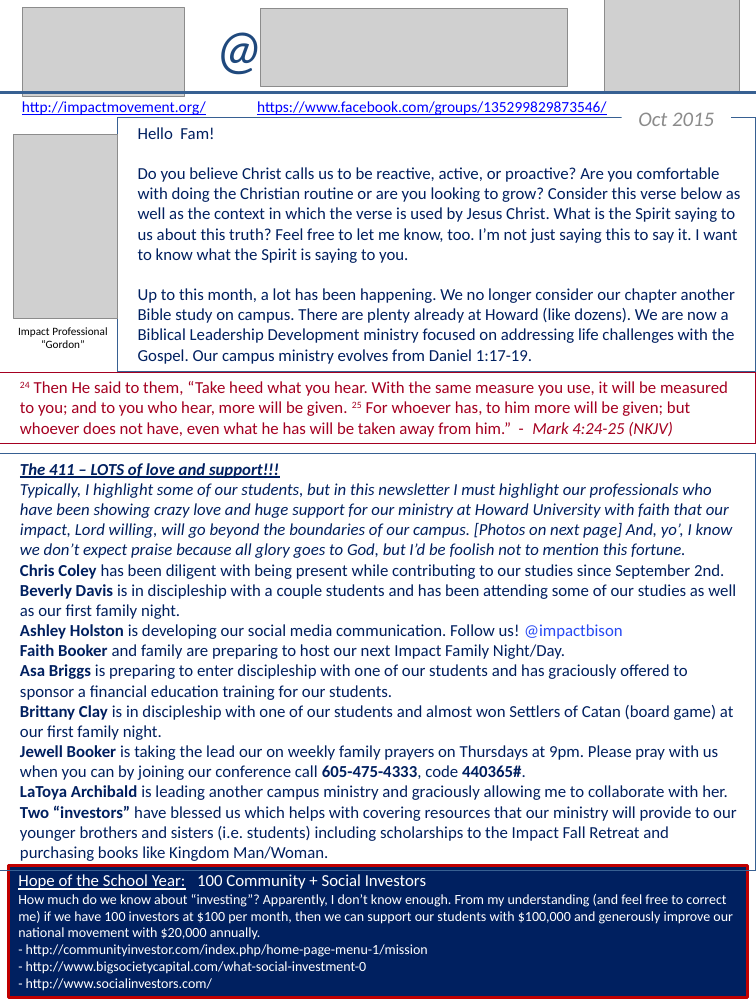
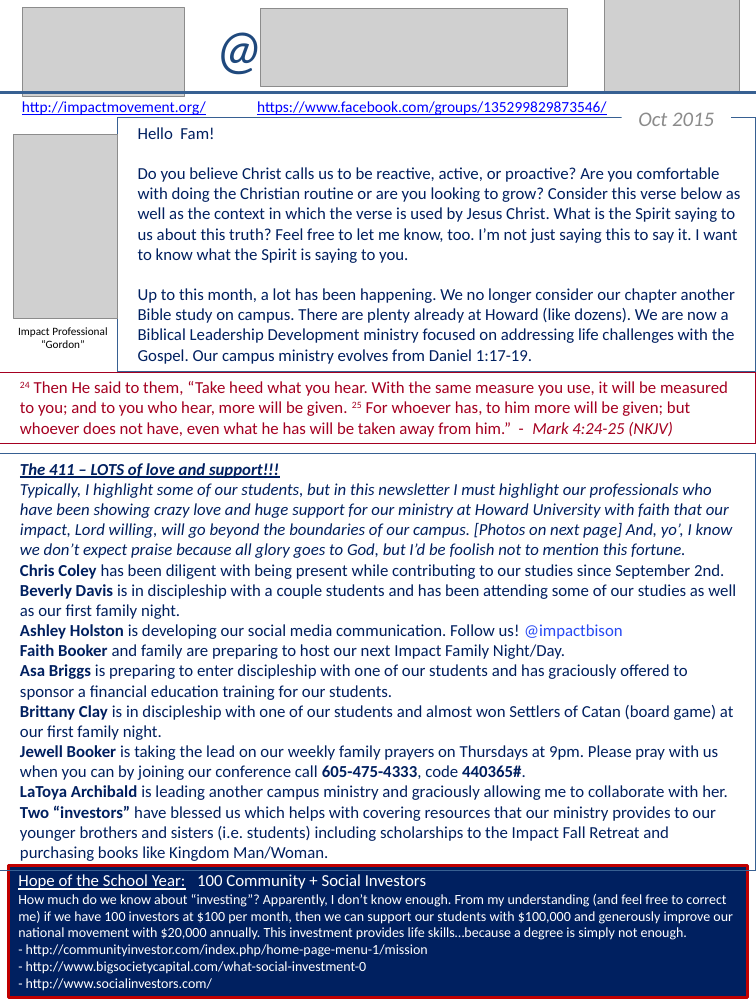
Before and after one commit to gradney/ImpactChapter, a slide deck: slide 1 of docs/journal/ImpactHowardJournal.pptx. Drawn at 756x1008 pixels with LibreOffice and Linux fonts; fonts in the diff are those of the drawing; grey boxes stand for pictures; background and template pictures are left out. Boxes give left, top, right and bottom in pixels: in the first picture for what was removed or moved away, otherwise in the second. Text is boxed around its words. In the diff, an @@ line names an element or a change of style, - is before the commit and + after.

Commit message:
Adding PDF, pdf newsletter template
I'm using PPT as a template for creating PDF newsletter. Layouts are
just much easier in PPT. :)

```diff
--- a/docs/journal/ImpactHowardJournal.pptx
+++ b/docs/journal/ImpactHowardJournal.pptx
@@ text in rectangle at box(20, 745, 718, 780): text changed @@
-Jewell Booker is taking the lead our on weekly family prayers on Thursdays at 9pm. Please pray with us when you can by joining our conference call 605-475-4333, code 440365#.
+Jewell Booker is taking the lead on our weekly family prayers on Thursdays at 9pm. Please pray with us when you can by joining our conference call 605-475-4333, code 440365#.
@@ text in rectangle at box(20, 805, 716, 861): text changed @@
-Two “investors” have blessed us which helps with covering resources that our ministry will provide to our younger brothers and sisters (i.e. students) including scholarships to the Impact Fall Retreat and purchasing books like Kingdom Man/Woman.
+Two “investors” have blessed us which helps with covering resources that our ministry provides to our younger brothers and sisters (i.e. students) including scholarships to the Impact Fall Retreat and purchasing books like Kingdom Man/Woman.
@@ text in rectangle at box(18, 874, 733, 991): text changed @@
-Hope of the School Year: 100 Community + Social Investors
-How much do we know about “investing”? Apparently, I don’t know enough. From my understanding (and feel free to correct me) if we have 100 investors at $100 per month, then we can support our students with $100,000 and generously improve our national movement with $20,000 annually.
-- http://communityinvestor.com/index.php/home-page-menu-1/mission
-- http://www.bigsocietycapital.com/what-social-investment-0
-- http://www.socialinvestors.com/
+Hope of the School Year: 100 Community + Social Investors
+How much do we know about “investing”? Apparently, I don’t know enough. From my understanding (and feel free to correct me) if we have 100 investors at $100 per month, then we can support our students with $100,000 and generously improve our national movement with $20,000 annually. This investment provides life skills…because a degree is simply not enough.
+- http://communityinvestor.com/index.php/home-page-menu-1/mission
+- http://www.bigsocietycapital.com/what-social-investment-0
+- http://www.socialinvestors.com/
```
Also in this commit, not shown: 1 other slide changed, 1 other file.
